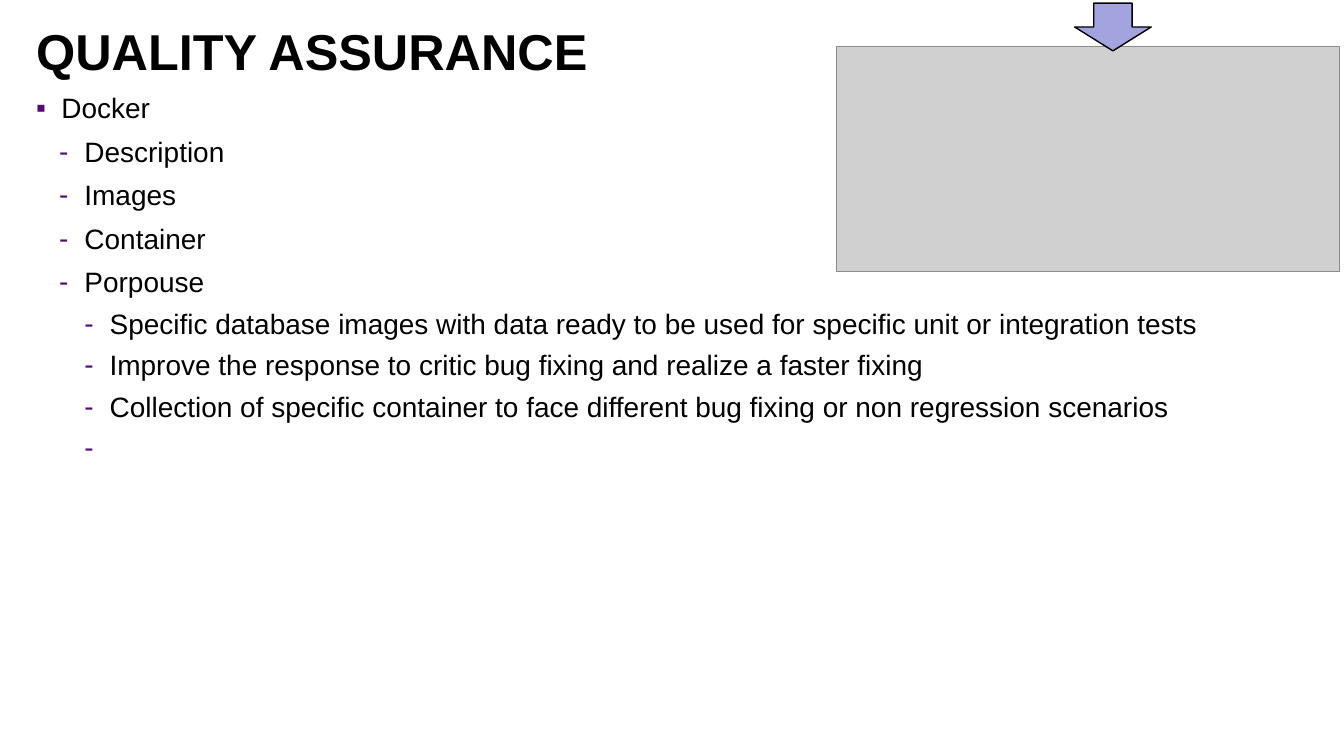
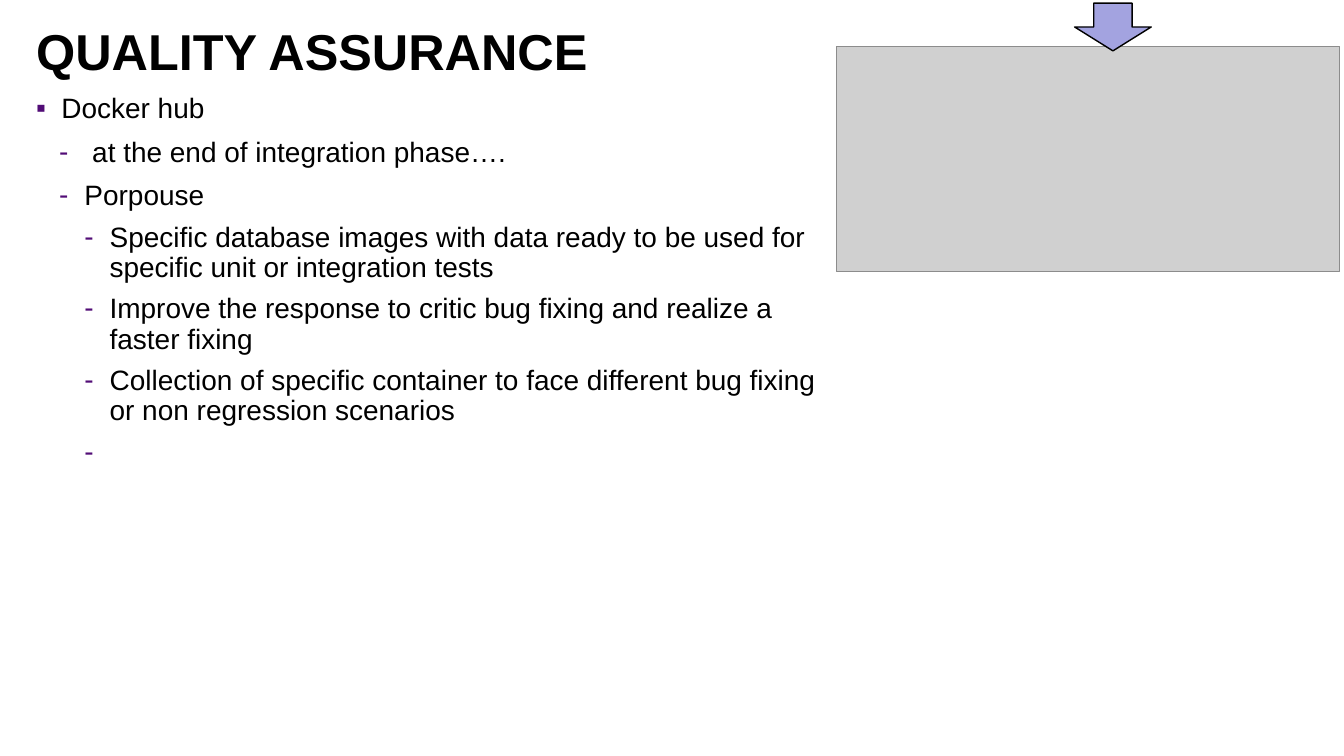
Before and after one commit to lbennardis/microS_code2016_DOCS, a slide deck: slide 24 of luigiBennardisMicroservices.pptx. Drawn at 1344x756 pixels with LibreOffice and Linux fonts; fonts in the diff are those of the drawing; grey boxes stand for pictures; background and template pictures are left out. Boxes give left, top, right and bottom in pixels: in the first picture for what was removed or moved away, otherwise in the second. Text is boxed around its words. In the diff, an @@ line names an element or a change of style, - is before the commit and + after.

Commit message:
updating presentation

```diff
--- a/luigiBennardisMicroservices.pptx
+++ b/luigiBennardisMicroservices.pptx
@@ text at (61, 97, 506, 167): text changed @@
-▪ Docker
-  – Description
-  – Images
-  – Container
+▪ Docker hub
+  – at the end of integration phase….
```
Also in this commit, not shown: 10 other slides changed, 2 slides added, 1 slide removed.
